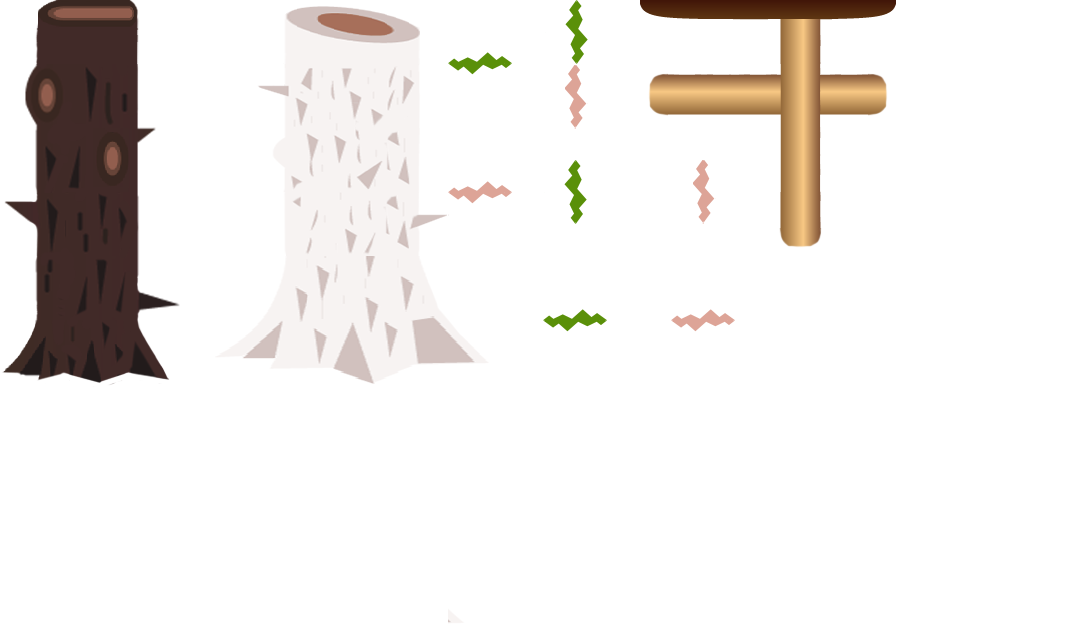
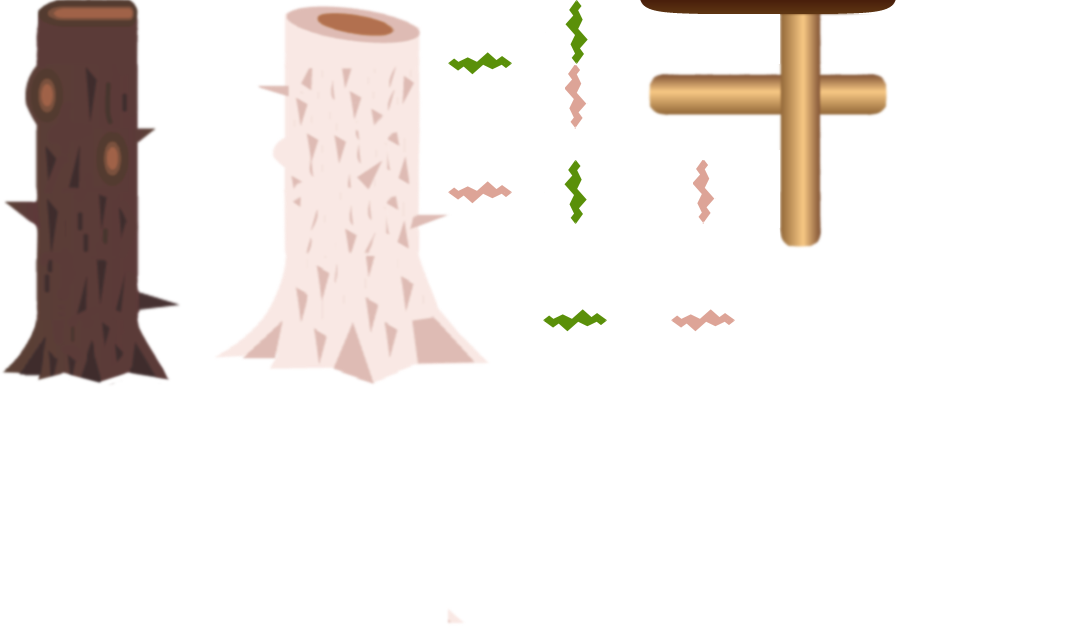
Revision of a layered 1088×640 image; what changed, layer by layer:
renamed "mush overlay" to "mush overlay copy", hid it over <box>780,64,821,128</box>
renamed "mush" to "mush copy", hid it over <box>640,0,896,248</box>
moved "mush overlay" above "white v copy", painted on it over <box>640,0,896,249</box>
painted on "tree_W@1x" over <box>215,4,489,625</box>
painted on "Layer 1" over <box>1,0,247,386</box>
